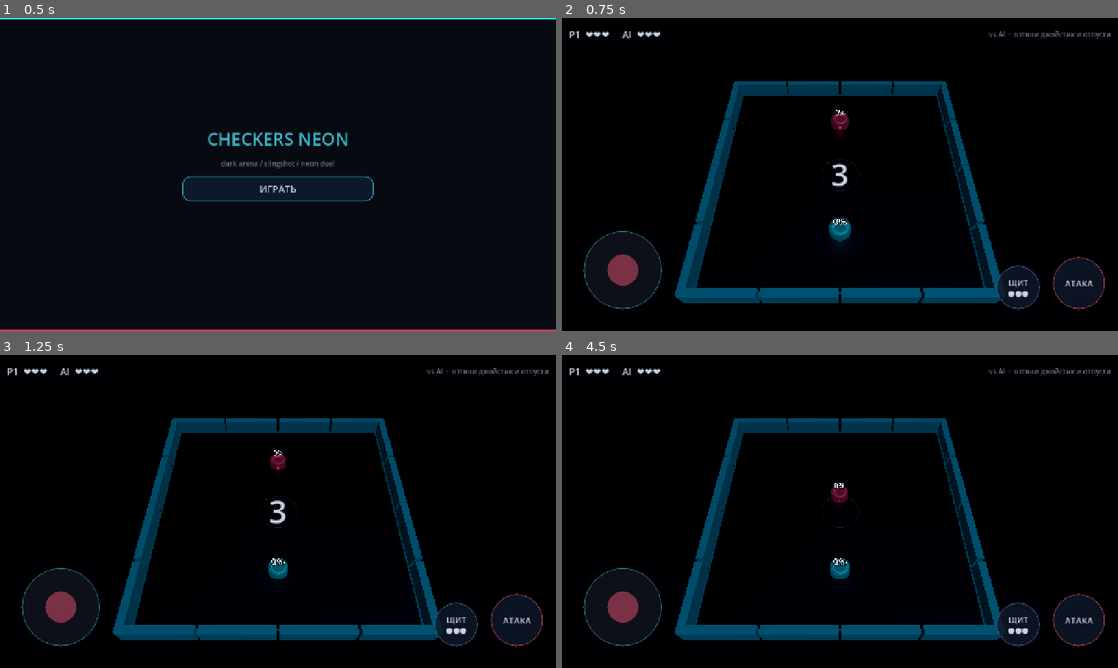
Above: before the commit, frames 1-4 (two rows, left to right).
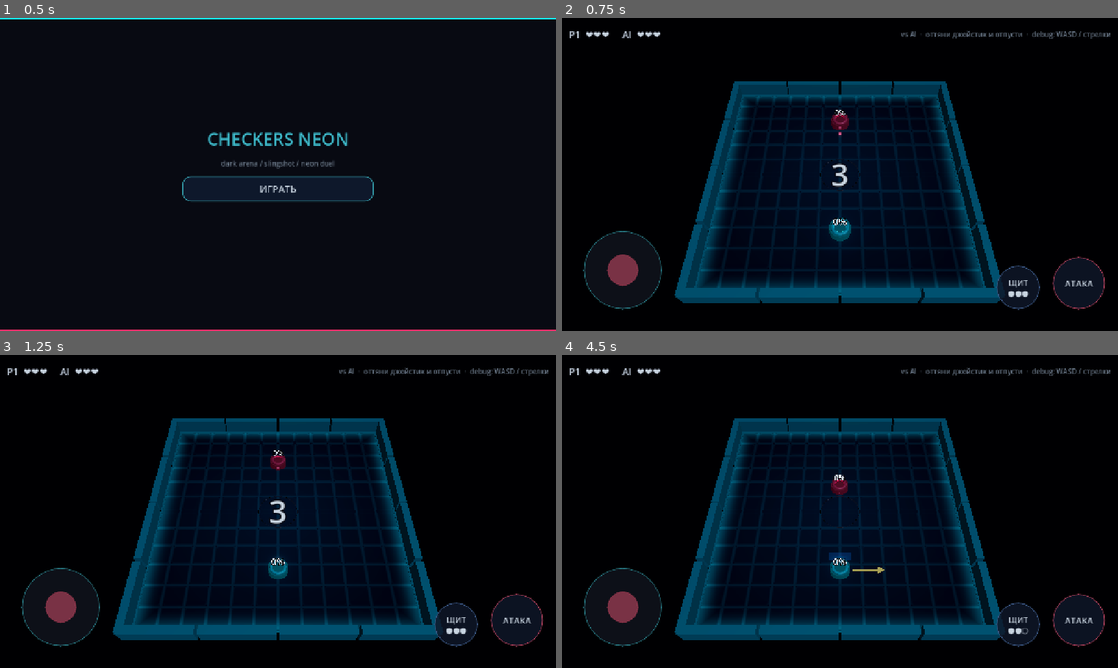
Above: after the commit, the same moments.

Repository: GGamezebo/checkers-for-dummies
Game: Godot game, scene res://main.tscn
Two runs of this game, one before a commit and one after it. Both use one fixed random seed, a clock stepped at 60 frames per second and the inputs below.
Inputs (mouse positions are in pixels of both pictures, inside the frame that each line leads up to):
- Up to frame 1 (0.5 s): no input
- Up to frame 2 (0.75 s): click "ИГРАТЬ" at 0.5 s
- Up to frame 3 (1.25 s): no input
- Up to frame 4 (4.5 s): click "ЩИТ ●●●" at 1.25 s; click "АТАКА" at 2 s; drag from (623, 608) to (895, 442) at 2.77 s; drag from (728, 527) to (812, 574) at 3.52 s; move the mouse to (895, 442) at 4.27 s; hold D (move_right, bound only after the commit) from 4.28 s (still down); hold E from 4.28 s (still down); tap G (shield) at 4.35 s

Frame 1 is identical in both runs. In frame 2, 16% of the frame differs, in the area x 24-99%, y 4-89%; in frame 3, 16%; in frame 4, 16%, in the area x 24-99%, y 4-90%.

Commit message:
Add ice sliding, debug keyboard movement and lit arena floor
- Ice feel: frictionless pawn/floor PhysicsMaterial, pawn_linear_damp
  2.5 -> 0.8 (DAMP_MODE_REPLACE); AI picks sling power by slide distance
- Debug builds: P1 moves with WASD/arrows via move_* InputMap actions
  (hold toward target to charge, release to launch); aim arrow follows
- Arena floor shader: lifted ice-blue base, 1 m grid, gloss, border glow
  so the pad reads apart from the void; brighter rim
- New GameConfig knobs (pawn_friction, ai_overshoot, Debug group);
  rules, ART_DIRECTION and README updated

Co-Authored-By: Claude Opus 5.5 <noreply@anthropic.com>

Diff:
--- a/project.godot
+++ b/project.godot
@@ -36,6 +36,30 @@
 "events": [Object(InputEventKey,"resource_local_to_scene":false,"resource_name":"","device":-1,"window_id":0,"alt_press …(192 unchanged characters)…
 ]
 }
+move_left={
+"deadzone": 0.2,
+"events": [Object(InputEventKey,"resource_local_to_scene":false,"resource_name":"","device":-1,"window_id":0,"alt_pressed":false,"shift_pressed":false,"ctrl_pressed":false,"meta_pressed":false,"pressed":false,"keycode":0,"physical_keycode":65,"key_label":0,"unicode":97,"location":0,"echo":false,"script":null)
+, Object(InputEventKey,"resource_local_to_scene":false,"resource_name":"","device":-1,"window_id":0,"alt_pressed":false,"shift_pressed":false,"ctrl_pressed":false,"meta_pressed":false,"pressed":false,"keycode":0,"physical_keycode":4194319,"key_label":0,"unicode":0,"location":0,"echo":false,"script":null)
+]
+}
+move_right={
+"deadzone": 0.2,
+"events": [Object(InputEventKey,"resource_local_to_scene":false,"resource_name":"","device":-1,"window_id":0,"alt_pressed":false,"shift_pressed":false,"ctrl_pressed":false,"meta_pressed":false,"pressed":false,"keycode":0,"physical_keycode":68,"key_label":0,"unicode":100,"location":0,"echo":false,"script":null)
+, Object(InputEventKey,"resource_local_to_scene":false,"resource_name":"","device":-1,"window_id":0,"alt_pressed":false,"shift_pressed":false,"ctrl_pressed":false,"meta_pressed":false,"pressed":false,"keycode":0,"physical_keycode":4194321,"key_label":0,"unicode":0,"location":0,"echo":false,"script":null)
+]
+}
+move_up={
+"deadzone": 0.2,
+"events": [Object(InputEventKey,"resource_local_to_scene":false,"resource_name":"","device":-1,"window_id":0,"alt_pressed":false,"shift_pressed":false,"ctrl_pressed":false,"meta_pressed":false,"pressed":false,"keycode":0,"physical_keycode":87,"key_label":0,"unicode":119,"location":0,"echo":false,"script":null)
+, Object(InputEventKey,"resource_local_to_scene":false,"resource_name":"","device":-1,"window_id":0,"alt_pressed":false,"shift_pressed":false,"ctrl_pressed":false,"meta_pressed":false,"pressed":false,"keycode":0,"physical_keycode":4194320,"key_label":0,"unicode":0,"location":0,"echo":false,"script":null)
+]
+}
+move_down={
+"deadzone": 0.2,
+"events": [Object(InputEventKey,"resource_local_to_scene":false,"resource_name":"","device":-1,"window_id":0,"alt_pressed":false,"shift_pressed":false,"ctrl_pressed":false,"meta_pressed":false,"pressed":false,"keycode":0,"physical_keycode":83,"key_label":0,"unicode":115,"location":0,"echo":false,"script":null)
+, Object(InputEventKey,"resource_local_to_scene":false,"resource_name":"","device":-1,"window_id":0,"alt_pressed":false,"shift_pressed":false,"ctrl_pressed":false,"meta_pressed":false,"pressed":false,"keycode":0,"physical_keycode":4194322,"key_label":0,"unicode":0,"location":0,"echo":false,"script":null)
+]
+}
 
 [layer_names]
 
--- a/src/common/game_config.gd
+++ b/src/common/game_config.gd
@@ -6,7 +6,9 @@
 @export_group("Pawn")
 @export var pawn_base_impulse: float = 12.0
 @export var pawn_max_impulse: float = 18.0
-@export var pawn_linear_damp: float = 2.5
+## Low damp + frictionless contact = pawns glide like on ice.
+@export var pawn_linear_damp: float = 0.8
+@export_range(0.0, 1.0) var pawn_friction: float = 0.0
 @export var pawn_min_flight_speed: float = 3.0
 @export var pawn_constant_collision_damage: float = 8.0
 @export var pawn_mass: float = 1.0
@@ -50,10 +52,17 @@
 @export_range(0.15, 2.0) var ai_think_interval: float = 0.35
 @export_range(0.0, 1.0) var ai_aim_jitter: float = 0.12
 @export_range(0.4, 1.0) var ai_aggression: float = 0.7
-@export_range(0.5, 1.0) var ai_min_sling_power: float = 0.55
+@export_range(0.1, 1.0) var ai_min_sling_power: float = 0.3
+## Extra slide the AI aims for past the foe (world units).
+@export var ai_overshoot: float = 2.5
 @export var ai_attack_range: float = 1.6
 @export var ai_shield_range: float = 2.2
 @export var ai_edge_margin: float = 1.8
+
+@export_group("Debug")
+## Debug builds only: P1 moves with WASD / arrows (hold = charge, release = launch).
+@export var debug_keyboard_move: bool = true
+@export var debug_key_charge_time: float = 0.6
 
 @export_group("Arena")
 @export var arena_half_size: float = 6.0
--- a/src/common/neon_palette.gd
+++ b/src/common/neon_palette.gd
@@ -5,8 +5,9 @@
 
 const VOID := Color("#05060F")
 const ABYSS := Color("#070A14")
-const FLOOR := Color("#0C1018")
+const FLOOR := Color("#142230")
 const FLOOR_EDGE := Color("#2A6A78")
+const FLOOR_GRID := Color("#1F4652")
 const GRID_LINE := Color("#151C28")
 
 const BARRIER_OK := Color("#2B7A88")
--- a/src/features/ai/ai_brain.gd
+++ b/src/features/ai/ai_brain.gd
@@ -170,11 +170,13 @@
 	launch = launch.rotated(Vector3.UP, _rng.randf_range(-jitter, jitter))
 
 	# Power from distance + aggression; slingshot pull is OPPOSITE of launch
+	# Slide distance ≈ impulse / (mass * damp) → pick power for dist + overshoot.
 	var dist := _planar_dist(me, foe)
-	var power := clampf(dist / (arena_r * 1.4), config.ai_min_sling_power, 1.0)
-	power = clampf(power * lerpf(0.85, 1.05, config.ai_aggression), 0.4, 1.0)
+	var full_slide: float = config.pawn_max_impulse / maxf(config.pawn_mass * config.pawn_linear_damp, 0.01)
+	var power := clampf((dist + config.ai_overshoot) / full_slide, config.ai_min_sling_power, 1.0)
+	power = clampf(power * lerpf(0.85, 1.1, config.ai_aggression), config.ai_min_sling_power, 1.0)
 	if near_edge:
-		power = minf(power, 0.85)
+		power = minf(power, 0.6)
 
 	var pull3 := -launch * power
 	# Map world XZ → joystick XY (same as Pawn.apply_slingshot inverse)
--- a/src/features/arena/arena.gd
+++ b/src/features/arena/arena.gd
@@ -2,6 +2,8 @@
 extends Node3D
 
 ## Quiet dark pad + rectangular barrier perimeter + abyss outside.
+
+const FLOOR_SHADER := preload("arena_floor.gdshader")
 
 var half_size: float = 6.0
 var floor_mesh: MeshInstance3D
@@ -20,14 +22,17 @@
 	plane.size = Vector3(half_size * 2.0, 0.18, half_size * 2.0)
 	floor_mesh.mesh = plane
 	floor_mesh.position = Vector3(0, -0.09, 0)
-	var mat := NeonPalette.make_emissive(NeonPalette.FLOOR, 0.08)
-	mat.emission = NeonPalette.GRID_LINE
-	mat.emission_energy_multiplier = 0.05
+	var mat := ShaderMaterial.new()
+	mat.shader = FLOOR_SHADER
+	mat.set_shader_parameter("base_color", NeonPalette.FLOOR)
+	mat.set_shader_parameter("grid_color", NeonPalette.FLOOR_GRID)
+	mat.set_shader_parameter("edge_color", NeonPalette.FLOOR_EDGE)
+	mat.set_shader_parameter("half_size", half_size)
 	floor_mesh.material_override = mat
 	add_child(floor_mesh)
 
 	# Thin muted edge line along the pad border (no floodlight)
-	var rim_mat := NeonPalette.make_emissive(NeonPalette.FLOOR_EDGE, 0.25)
+	var rim_mat := NeonPalette.make_emissive(NeonPalette.FLOOR_EDGE, 0.55)
 	for side in 4:
 		var angle := side * PI * 0.5
 		var rim := MeshInstance3D.new()
@@ -55,6 +60,9 @@
 	var body := StaticBody3D.new()
 	body.collision_layer = 32  # world
 	body.collision_mask = 0
+	var ice := PhysicsMaterial.new()
+	ice.friction = 0.0
+	body.physics_material_override = ice
 	var shape := CollisionShape3D.new()
 	var box := BoxShape3D.new()
 	box.size = plane.size
--- /dev/null
+++ b/src/features/arena/arena_floor.gdshader
@@ -0,0 +1,45 @@
+shader_type spatial;
+
+// Ice pad: lifted base tone, thin grid, glowing border — reads apart from the void.
+
+uniform vec3 base_color : source_color = vec3(0.07, 0.1, 0.14);
+uniform vec3 grid_color : source_color = vec3(0.16, 0.42, 0.47);
+uniform vec3 edge_color : source_color = vec3(0.16, 0.42, 0.47);
+uniform float half_size = 6.0;
+uniform float cell = 1.0;
+uniform float line_width = 0.025;
+uniform float grid_energy = 0.3;
+uniform float edge_width = 1.2;
+uniform float edge_energy = 0.55;
+uniform float center_lift = 0.35;
+
+varying vec3 local_pos;
+
+void vertex() {
+	local_pos = VERTEX;
+}
+
+void fragment() {
+	vec2 p = local_pos.xz;
+
+	// Distance to the nearest grid line, anti-aliased by screen-space derivative
+	vec2 g = abs(fract(p / cell + 0.5) - 0.5) * cell;
+	float d = min(g.x, g.y);
+	float aa = fwidth(d) * 1.5;
+	float line = 1.0 - smoothstep(line_width, line_width + aa, d);
+
+	// Border glow fades inward from the pad edge
+	float edge_d = half_size - max(abs(p.x), abs(p.y));
+	float edge = 1.0 - smoothstep(0.0, edge_width, edge_d);
+
+	// Soft lift toward the middle so the pad is never flat black
+	float center = 1.0 - clamp(length(p) / (half_size * 1.4), 0.0, 1.0);
+
+	ALBEDO = base_color * (1.0 + center * center_lift);
+	ROUGHNESS = 0.12;
+	METALLIC = 0.15;
+	SPECULAR = 0.7;
+	EMISSION = base_color * (0.35 + center * 0.4)
+		+ grid_color * line * grid_energy
+		+ edge_color * edge * edge * edge_energy;
+}
--- a/src/features/pawn/pawn.gd
+++ b/src/features/pawn/pawn.gd
@@ -58,7 +58,12 @@
 	hp = 0.0
 	is_dead = false
 	mass = config.pawn_mass
+	linear_damp_mode = RigidBody3D.DAMP_MODE_REPLACE
 	linear_damp = config.pawn_linear_damp
+	var ice := PhysicsMaterial.new()
+	ice.friction = config.pawn_friction
+	ice.bounce = 0.0
+	physics_material_override = ice
 	angular_damp = 8.0
 	gravity_scale = 1.0
 	lock_rotation = true
--- a/src/features/player_controller/player_controller.gd
+++ b/src/features/player_controller/player_controller.gd
@@ -27,6 +27,7 @@
 var _respawn_left: float = -1.0
 var _aim_vector: Vector2 = Vector2.ZERO
 var _aiming: bool = false
+var _key_charge: float = 0.0
 
 
 func setup(
@@ -70,7 +71,7 @@
 		return
 
 	if use_keyboard_fallback and input_enabled:
-		_poll_keyboard()
+		_poll_keyboard(delta)
 		if Input.is_action_just_pressed("attack"):
 			pawn.try_attack()
 		if Input.is_action_just_pressed("shield"):
@@ -82,6 +83,12 @@
 	if not on:
 		_aiming = false
 		_aim_vector = Vector2.ZERO
+		_key_charge = 0.0
+
+
+func get_aim_vector() -> Vector2:
+	## Current slingshot pull (joystick convention) — for the aim arrow.
+	return _aim_vector if _aiming else Vector2.ZERO
 
 
 func request_attack() -> void:
@@ -106,26 +113,22 @@
 	_aim_vector = Vector2.ZERO
 
 
-func _poll_keyboard() -> void:
-	## WASD as slingshot pull (release Space to launch is awkward); use hold+release via keys:
-	## hold direction keys to aim, press Enter/E to launch.
-	var pull := Vector2.ZERO
-	if Input.is_key_pressed(KEY_A):
-		pull.x -= 1.0
-	if Input.is_key_pressed(KEY_D):
-		pull.x += 1.0
-	if Input.is_key_pressed(KEY_W):
-		pull.y -= 1.0
-	if Input.is_key_pressed(KEY_S):
-		pull.y += 1.0
-	if pull.length() > 0.0:
-		_aim_vector = pull.limit_length(1.0)
+func _poll_keyboard(delta: float) -> void:
+	## Hold move keys = aim toward that direction and charge; release all = launch.
+	## Keys point where the pawn should GO; converted to joystick pull (opposite).
+	var dir := Input.get_vector("move_left", "move_right", "move_up", "move_down")
+	if dir.length() > 0.0:
+		var charge_time: float = maxf(game_config.debug_key_charge_time, 0.01)
+		_key_charge = minf(_key_charge + delta / charge_time, 1.0)
+		var power := lerpf(0.3, 1.0, _key_charge)
+		_aim_vector = -dir.normalized() * power
 		_aiming = true
-	if Input.is_key_pressed(KEY_E) and _aiming:
-		if pawn:
+	elif _aiming and _key_charge > 0.0:
+		if pawn and is_instance_valid(pawn):
 			pawn.apply_slingshot(_aim_vector)
 		_aiming = false
 		_aim_vector = Vector2.ZERO
+		_key_charge = 0.0
 
 
 func _spawn_pawn() -> void:
--- a/src/game/scenes/game/game.gd
+++ b/src/game/scenes/game/game.gd
@@ -141,6 +141,8 @@
 	var hint := hud.get_node_or_null("Margin/TopBar/Hint") as Label
 	if hint:
 		hint.add_theme_color_override("font_color", NeonPalette.UI_MUTED)
+		if _debug_keyboard():
+			hint.text += "  ·  debug: WASD / стрелки"
 	_style_neon_button(attack_btn, NeonPalette.UI_DANGER)
 	_style_neon_button(shield_btn, NeonPalette.SHIELD)
 
@@ -168,7 +170,7 @@
 	p1.setup(
 		game_config, game_events, world, 0,
 		NeonPalette.P1, Vector3(0, 0.4, half),
-		joystick, false
+		joystick, _debug_keyboard()
 	)
 
 	var p2 := PlayerController.new()
@@ -192,6 +194,10 @@
 		_ai_brain = AiBrain.new()
 		_ai_brain.setup(p2, p1, game_config)
 		add_child(_ai_brain)
+
+
+func _debug_keyboard() -> bool:
+	return game_config.debug_keyboard_move and OS.is_debug_build()
 
 
 func _on_pawn_spawned(pawn: Pawn, controller: PlayerController) -> void:
@@ -307,7 +313,7 @@
 func _update_aim() -> void:
 	if aim_arrow == null or _aim_shaft == null or _controllers.is_empty():
 		return
-	var value: Vector2 = joystick.value if joystick else Vector2.ZERO
+	var value: Vector2 = _controllers[0].get_aim_vector()
 	var p: Pawn = _controllers[0].pawn
 	if p == null or not is_instance_valid(p) or value.length() < _AIM_MIN:
 		aim_arrow.visible = false
Not shown, added: src/features/arena/arena_floor.gdshader.uid
Not shown, changed: .claude/rules/config-and-resources.md
Not shown, changed: .claude/rules/features-combat.md
Not shown, changed: .claude/rules/gdscript-conventions.md
Not shown, changed: .claude/rules/visual-concept.md
Not shown, changed: .cursor/rules/architecture.mdc
Not shown, changed: .cursor/rules/config-and-resources.mdc
Not shown, changed: .cursor/rules/features-combat.mdc
Not shown, changed: .cursor/rules/gdscript-conventions.mdc
Not shown, changed: .cursor/rules/visual-concept.mdc
Not shown, changed: CLAUDE.md
Not shown, changed: README.md
(and 1 more such lines)
